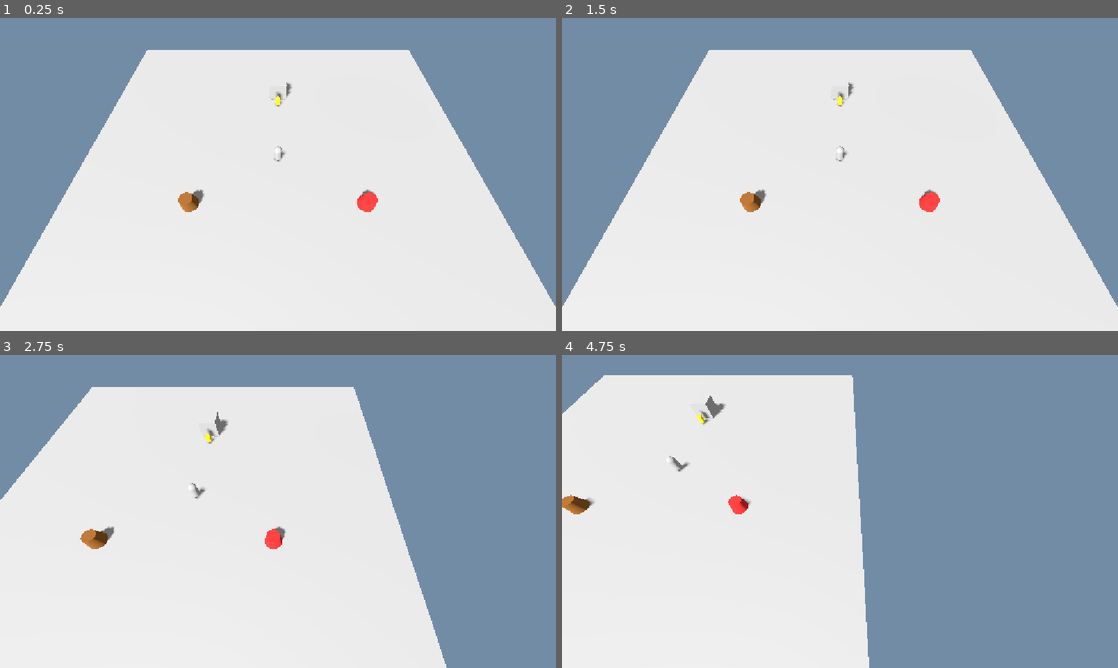
Above: before the commit, frames 1-4 (two rows, left to right).
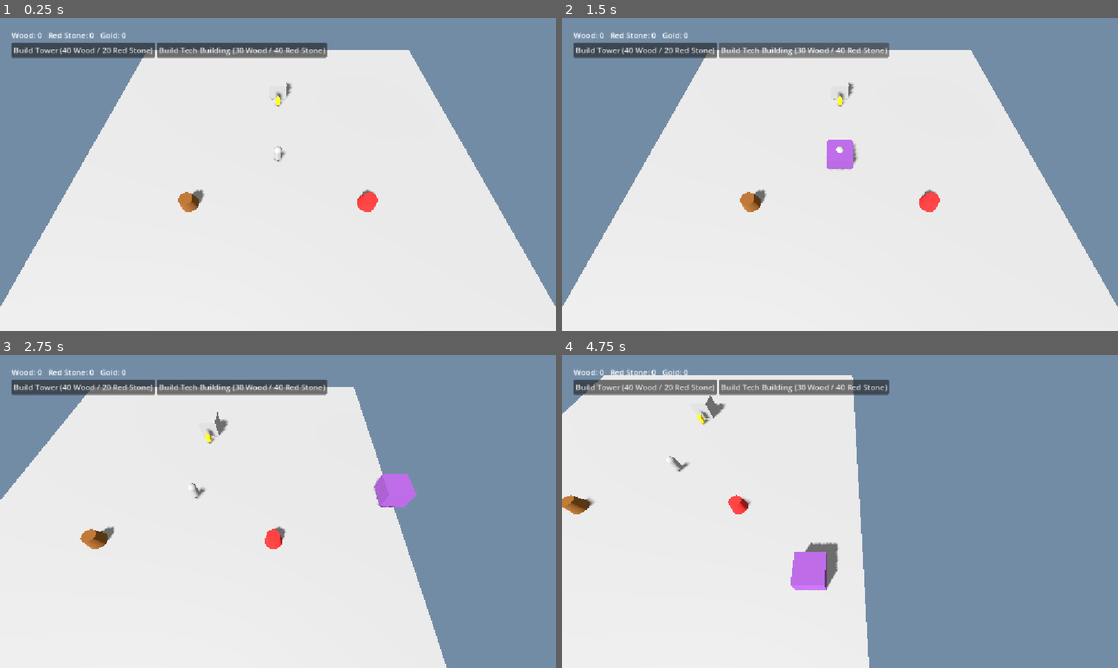
Above: after the commit, the same moments.

Repository: iMops019/commander-vs-monsters
Game: Godot game, scene res://scenes/main.tscn
Two runs of this game, one before a commit and one after it. Both use one fixed random seed, a clock stepped at 60 frames per second and the inputs below.
Inputs (mouse positions are in pixels of both pictures, inside the frame that each line leads up to):
- Up to frame 1 (0.25 s): no input
- Up to frame 2 (1.5 s): click (645, 49) at 0.5 s, where only the run after the commit has a clickable "Build Tower (40 Wood / 20 Red…"; click (801, 49) at 1.25 s, where only the run after the commit has a clickable "Build Tech Building (30 Wood …"
- Up to frame 3 (2.75 s): tap Enter at 2 s; move the mouse to (400, 495) at 2.02 s; press the mouse at (400, 495) at 2.03 s; hold D (move_right) from 2.03 s (still down); tap Space (jump) at 2.27 s; right-click (400, 495) at 2.3 s
- Up to frame 4 (4.75 s): move the mouse to (728, 527) at 2.77 s; release D (move_right) at 2.78 s; release the mouse at (728, 527) at 2.78 s; hold S (move_back) 2.78-3.53 s; right-click (728, 527) at 2.85 s; tap Space (jump) at 3.02, 4.52 s; click (728, 527) at 3.05 s; move the mouse to (895, 442) at 3.52 s; press the mouse at (895, 442) at 3.53 s; hold D (move_right) 3.53-4.28 s; right-click (895, 442) at 3.8 s; move the mouse to (812, 574) at 4.27 s; release the mouse at (812, 574) at 4.28 s; hold W (move_forward) from 4.28 s (still down); right-click (812, 574) at 4.35 s; click (812, 574) at 4.55 s

The runs differ from the first frame. In frame 1, 3.0% of the frame differs, in the area x 2-59%, y 4-13%; in frame 2, 3.4%; in frame 3, 3.7%; in frame 4, 4.1%, in the area x 2-59%, y 4-76%.

Commit message:
Phase 3: build placement, Tower/Tech Building, and upgrade queue
Adds a ghost-preview build placement flow driven from a new HUD
(resource readout, build buttons, upgrade panel), two placeable
buildings (Tower, Tech Building), and a timer-based upgrade queue on
the Tech Building that boosts worker speed or (pending Phase 6 combat)
tower damage via new GameState multipliers.

Co-Authored-By: Claude Sonnet 5 <noreply@anthropic.com>

Diff:
--- a/autoloads/event_bus.gd
+++ b/autoloads/event_bus.gd
@@ -3,3 +3,5 @@
 signal view_mode_changed(mode: int)
 signal resource_changed(resource_name: String, amount: int)
 signal hero_leveled_up(new_level: int)
+signal building_selected(building: Node)
+signal upgrade_applied(upgrade_id: String, new_value: float)
--- a/autoloads/game_state.gd
+++ b/autoloads/game_state.gd
@@ -14,6 +14,9 @@
 var hero: Node3D
 var commander_camera: Camera3D
 
+var worker_speed_multiplier: float = 1.0
+var tower_damage_multiplier: float = 1.0
+
 
 func add_resource(resource_name: String, amount: int) -> void:
 	match resource_name:
@@ -26,6 +29,23 @@
 	EventBus.resource_changed.emit(resource_name, amount)
 
 
+func spend_resources(wood_amount: int, red_stone_amount: int) -> void:
+	wood -= wood_amount
+	red_stone -= red_stone_amount
+	EventBus.resource_changed.emit("wood", -wood_amount)
+	EventBus.resource_changed.emit("red_stone", -red_stone_amount)
+
+
+func increase_worker_speed(amount: float) -> void:
+	worker_speed_multiplier += amount
+	EventBus.upgrade_applied.emit("worker_speed", worker_speed_multiplier)
+
+
+func increase_tower_damage(amount: float) -> void:
+	tower_damage_multiplier += amount
+	EventBus.upgrade_applied.emit("tower_damage", tower_damage_multiplier)
+
+
 func set_view_mode(mode: ViewMode) -> void:
 	view_mode = mode
 	EventBus.view_mode_changed.emit(mode)
--- /dev/null
+++ b/scenes/hud.tscn
@@ -0,0 +1,41 @@
+[gd_scene load_steps=2 format=3]
+
+[ext_resource type="Script" path="res://scripts/hud.gd" id="1_hud"]
+
+[node name="HUD" type="CanvasLayer"]
+script = ExtResource("1_hud")
+
+[node name="Margin" type="MarginContainer" parent="."]
+offset_left = 16.0
+offset_top = 16.0
+offset_right = 460.0
+offset_bottom = 280.0
+theme_override_constants/margin_left = 8
+theme_override_constants/margin_top = 8
+theme_override_constants/margin_right = 8
+theme_override_constants/margin_bottom = 8
+
+[node name="VBox" type="VBoxContainer" parent="Margin"]
+
+[node name="ResourceLabel" type="Label" parent="Margin/VBox"]
+text = "Wood: 0   Red Stone: 0   Gold: 0"
+
+[node name="BuildPanel" type="HBoxContainer" parent="Margin/VBox"]
+
+[node name="BuildTowerButton" type="Button" parent="Margin/VBox/BuildPanel"]
+text = "Build Tower (40 Wood / 20 Red Stone)"
+
+[node name="BuildTechButton" type="Button" parent="Margin/VBox/BuildPanel"]
+text = "Build Tech Building (30 Wood / 40 Red Stone)"
+
+[node name="UpgradePanel" type="VBoxContainer" parent="Margin/VBox"]
+visible = false
+
+[node name="UpgradeTitleLabel" type="Label" parent="Margin/VBox/UpgradePanel"]
+text = "Tech Building"
+
+[node name="WorkerSpeedButton" type="Button" parent="Margin/VBox/UpgradePanel"]
+text = "Upgrade: Worker Speed +20% (20 Wood / 10 Red Stone)"
+
+[node name="TowerDamageButton" type="Button" parent="Margin/VBox/UpgradePanel"]
+text = "Upgrade: Tower Damage +25% (15 Wood / 25 Red Stone)"
--- a/scenes/main.tscn
+++ b/scenes/main.tscn
@@ -6,6 +6,7 @@
 [ext_resource type="Script" path="res://scripts/stockpile.gd" id="4_stockpile"]
 [ext_resource type="PackedScene" path="res://scenes/worker.tscn" id="5_worker"]
 [ext_resource type="PackedScene" path="res://scenes/resource_node.tscn" id="6_resnode"]
+[ext_resource type="PackedScene" path="res://scenes/hud.tscn" id="7_hud"]
 
 [sub_resource type="Environment" id="Environment_1"]
 background_mode = 1
@@ -92,3 +93,5 @@
 [node name="RedStoneNode" parent="." instance=ExtResource("6_resnode")]
 position = Vector3(8, 0.5, 5)
 resource_type = "red_stone"
+
+[node name="HUD" parent="." instance=ExtResource("7_hud")]
--- /dev/null
+++ b/scenes/tech_building.tscn
@@ -0,0 +1,20 @@
+[gd_scene load_steps=4 format=3]
+
+[ext_resource type="Script" path="res://scripts/tech_building.gd" id="1_script"]
+
+[sub_resource type="BoxMesh" id="BoxMesh_tech"]
+size = Vector3(2.5, 2, 2.5)
+
+[sub_resource type="BoxShape3D" id="BoxShape3D_tech"]
+size = Vector3(2.5, 2, 2.5)
+
+[node name="TechBuilding" type="StaticBody3D"]
+script = ExtResource("1_script")
+
+[node name="MeshInstance3D" type="MeshInstance3D" parent="."]
+position = Vector3(0, 1, 0)
+mesh = SubResource("BoxMesh_tech")
+
+[node name="CollisionShape3D" type="CollisionShape3D" parent="."]
+position = Vector3(0, 1, 0)
+shape = SubResource("BoxShape3D_tech")
--- /dev/null
+++ b/scenes/tower.tscn
@@ -0,0 +1,20 @@
+[gd_scene load_steps=4 format=3]
+
+[ext_resource type="Script" path="res://scripts/tower.gd" id="1_script"]
+
+[sub_resource type="BoxMesh" id="BoxMesh_tower"]
+size = Vector3(1.2, 3, 1.2)
+
+[sub_resource type="BoxShape3D" id="BoxShape3D_tower"]
+size = Vector3(1.2, 3, 1.2)
+
+[node name="Tower" type="StaticBody3D"]
+script = ExtResource("1_script")
+
+[node name="MeshInstance3D" type="MeshInstance3D" parent="."]
+position = Vector3(0, 1.5, 0)
+mesh = SubResource("BoxMesh_tower")
+
+[node name="CollisionShape3D" type="CollisionShape3D" parent="."]
+position = Vector3(0, 1.5, 0)
+shape = SubResource("BoxShape3D_tower")
--- a/scripts/commander_camera.gd
+++ b/scripts/commander_camera.gd
@@ -7,6 +7,12 @@
 
 var active := false
 var selected_worker: Node = null
+var selected_building: Node = null
+
+var placing_scene: PackedScene = null
+var placing_wood_cost: int = 0
+var placing_red_stone_cost: int = 0
+var ghost: Node3D = null
 
 
 func _ready() -> void:
@@ -33,10 +39,18 @@
 		pan.x += 1
 	if pan != Vector2.ZERO:
 		position += Vector3(pan.x, 0, pan.y).normalized() * PAN_SPEED * delta
+	if ghost != null:
+		_update_ghost_position()
 
 
 func _unhandled_input(event: InputEvent) -> void:
 	if not active:
+		return
+	if ghost != null:
+		if event.is_action_pressed("primary_action"):
+			_confirm_placement()
+		elif event.is_action_pressed("secondary_action") or event.is_action_pressed("ui_cancel"):
+			_cancel_placement()
 		return
 	if event.is_action_pressed("primary_action"):
 		_select_at(get_viewport().get_mouse_position())
@@ -50,6 +64,52 @@
 			position.y = clampf(position.y + ZOOM_STEP, MIN_HEIGHT, MAX_HEIGHT)
 
 
+func start_placement(scene: PackedScene, wood_cost: int, red_stone_cost: int) -> void:
+	_cancel_placement()
+	placing_scene = scene
+	placing_wood_cost = wood_cost
+	placing_red_stone_cost = red_stone_cost
+	ghost = scene.instantiate()
+	if ghost is CollisionObject3D:
+		ghost.collision_layer = 0
+		ghost.collision_mask = 0
+	_make_ghost_transparent(ghost)
+	get_tree().current_scene.add_child(ghost)
+
+
+func _make_ghost_transparent(node: Node) -> void:
+	if node is MeshInstance3D:
+		var material := StandardMaterial3D.new()
+		material.albedo_color = Color(0.3, 1.0, 0.3, 0.5)
+		material.transparency = BaseMaterial3D.TRANSPARENCY_ALPHA
+		node.material_override = material
+	for child in node.get_children():
+		_make_ghost_transparent(child)
+
+
+func _update_ghost_position() -> void:
+	var result := _raycast(get_viewport().get_mouse_position())
+	if result.has("position"):
+		ghost.global_position = result["position"]
+
+
+func _confirm_placement() -> void:
+	if GameState.wood < placing_wood_cost or GameState.red_stone < placing_red_stone_cost:
+		return
+	GameState.spend_resources(placing_wood_cost, placing_red_stone_cost)
+	var building := placing_scene.instantiate()
+	get_tree().current_scene.add_child(building)
+	building.global_position = ghost.global_position
+	_cancel_placement()
+
+
+func _cancel_placement() -> void:
+	if ghost != null:
+		ghost.queue_free()
+		ghost = null
+	placing_scene = null
+
+
 func _raycast(screen_pos: Vector2) -> Dictionary:
 	var from := project_ray_origin(screen_pos)
 	var to := from + project_ray_normal(screen_pos) * 1000.0
@@ -60,7 +120,15 @@
 func _select_at(screen_pos: Vector2) -> void:
 	var result := _raycast(screen_pos)
 	var hit: Object = result.get("collider")
-	_set_selected(hit if hit != null and hit.is_in_group("workers") else null)
+	if hit != null and hit.is_in_group("workers"):
+		_set_selected(hit)
+		_set_selected_building(null)
+	elif hit != null and hit.is_in_group("tech_buildings"):
+		_set_selected(null)
+		_set_selected_building(hit)
+	else:
+		_set_selected(null)
+		_set_selected_building(null)
 
 
 func _command_at(screen_pos: Vector2) -> void:
@@ -84,3 +152,10 @@
 	selected_worker = worker
 	if is_instance_valid(selected_worker):
 		selected_worker.set_selected(true)
+
+
+func _set_selected_building(building: Object) -> void:
+	if selected_building == building:
+		return
+	selected_building = building
+	EventBus.building_selected.emit(building)
--- /dev/null
+++ b/scripts/hud.gd
@@ -0,0 +1,67 @@
+extends CanvasLayer
+
+const TOWER_SCENE := preload("res://scenes/tower.tscn")
+const TECH_BUILDING_SCENE := preload("res://scenes/tech_building.tscn")
+
+@onready var resource_label: Label = $Margin/VBox/ResourceLabel
+@onready var build_tower_button: Button = $Margin/VBox/BuildPanel/BuildTowerButton
+@onready var build_tech_button: Button = $Margin/VBox/BuildPanel/BuildTechButton
+@onready var upgrade_panel: VBoxContainer = $Margin/VBox/UpgradePanel
+@onready var upgrade_title_label: Label = $Margin/VBox/UpgradePanel/UpgradeTitleLabel
+@onready var worker_speed_button: Button = $Margin/VBox/UpgradePanel/WorkerSpeedButton
+@onready var tower_damage_button: Button = $Margin/VBox/UpgradePanel/TowerDamageButton
+
+var selected_building: Node = null
+
+
+func _ready() -> void:
+	EventBus.resource_changed.connect(_on_resource_changed)
+	EventBus.view_mode_changed.connect(_on_view_mode_changed)
+	EventBus.building_selected.connect(_on_building_selected)
+
+	build_tower_button.pressed.connect(_on_build_tower_pressed)
+	build_tech_button.pressed.connect(_on_build_tech_pressed)
+	worker_speed_button.pressed.connect(_on_worker_speed_pressed)
+	tower_damage_button.pressed.connect(_on_tower_damage_pressed)
+
+	_on_view_mode_changed(GameState.view_mode)
+	_update_resource_label()
+
+
+func _on_resource_changed(_resource_name: String, _amount: int) -> void:
+	_update_resource_label()
+
+
+func _update_resource_label() -> void:
+	resource_label.text = "Wood: %d   Red Stone: %d   Gold: %d" % [GameState.wood, GameState.red_stone, GameState.gold]
+
+
+func _on_view_mode_changed(mode: int) -> void:
+	visible = mode == GameState.ViewMode.COMMANDER
+
+
+func _on_build_tower_pressed() -> void:
+	if is_instance_valid(GameState.commander_camera):
+		GameState.commander_camera.start_placement(TOWER_SCENE, 40, 20)
+
+
+func _on_build_tech_pressed() -> void:
+	if is_instance_valid(GameState.commander_camera):
+		GameState.commander_camera.start_placement(TECH_BUILDING_SCENE, 30, 40)
+
+
+func _on_building_selected(building: Node) -> void:
+	selected_building = building
+	upgrade_panel.visible = building != null and building.is_in_group("tech_buildings")
+	if upgrade_panel.visible:
+		upgrade_title_label.text = building.display_name
+
+
+func _on_worker_speed_pressed() -> void:
+	if is_instance_valid(selected_building):
+		selected_building.start_upgrade("worker_speed")
+
+
+func _on_tower_damage_pressed() -> void:
+	if is_instance_valid(selected_building):
+		selected_building.start_upgrade("tower_damage")
--- /dev/null
+++ b/scripts/tech_building.gd
@@ -0,0 +1,52 @@
+extends StaticBody3D
+
+@export var display_name: String = "Tech Building"
+@export var wood_cost: int = 30
+@export var red_stone_cost: int = 40
+
+const UPGRADES := {
+	"worker_speed": {"wood": 20, "red_stone": 10, "time": 4.0},
+	"tower_damage": {"wood": 15, "red_stone": 25, "time": 4.0},
+}
+
+@onready var mesh_instance: MeshInstance3D = $MeshInstance3D
+
+var upgrade_in_progress: String = ""
+var upgrade_timer: float = 0.0
+
+
+func _ready() -> void:
+	add_to_group("buildings")
+	add_to_group("tech_buildings")
+	var material := StandardMaterial3D.new()
+	material.albedo_color = Color(0.45, 0.25, 0.55)
+	mesh_instance.material_override = material
+
+
+func start_upgrade(upgrade_id: String) -> bool:
+	if upgrade_in_progress != "" or not UPGRADES.has(upgrade_id):
+		return false
+	var data: Dictionary = UPGRADES[upgrade_id]
+	if GameState.wood < data["wood"] or GameState.red_stone < data["red_stone"]:
+		return false
+	GameState.spend_resources(data["wood"], data["red_stone"])
+	upgrade_in_progress = upgrade_id
+	upgrade_timer = data["time"]
+	return true
+
+
+func _process(delta: float) -> void:
+	if upgrade_in_progress == "":
+		return
+	upgrade_timer -= delta
+	if upgrade_timer <= 0.0:
+		_apply_upgrade(upgrade_in_progress)
+		upgrade_in_progress = ""
+
+
+func _apply_upgrade(upgrade_id: String) -> void:
+	match upgrade_id:
+		"worker_speed":
+			GameState.increase_worker_speed(0.2)
+		"tower_damage":
+			GameState.increase_tower_damage(0.25)
--- /dev/null
+++ b/scripts/tower.gd
@@ -0,0 +1,15 @@
+extends StaticBody3D
+
+@export var display_name: String = "Tower"
+@export var wood_cost: int = 40
+@export var red_stone_cost: int = 20
+
+@onready var mesh_instance: MeshInstance3D = $MeshInstance3D
+
+
+func _ready() -> void:
+	add_to_group("buildings")
+	add_to_group("towers")
+	var material := StandardMaterial3D.new()
+	material.albedo_color = Color(0.3, 0.35, 0.4)
+	mesh_instance.material_override = material
--- a/scripts/worker.gd
+++ b/scripts/worker.gd
@@ -113,8 +113,9 @@
 	to_target.y = 0
 	if to_target.length() > ARRIVE_DISTANCE:
 		var direction := to_target.normalized()
-		velocity.x = direction.x * SPEED
-		velocity.z = direction.z * SPEED
+		var speed := SPEED * GameState.worker_speed_multiplier
+		velocity.x = direction.x * speed
+		velocity.z = direction.z * speed
 		look_at(global_position + direction, Vector3.UP)
 	else:
 		velocity.x = 0
Not shown: 1 places in scenes/main.tscn that only renumber resources
Not shown, added: scripts/resource_node.gd.uid
Not shown, added: scripts/stockpile.gd.uid
Not shown, added: scripts/worker.gd.uid
Not shown, changed: docs/ROADMAP.md
